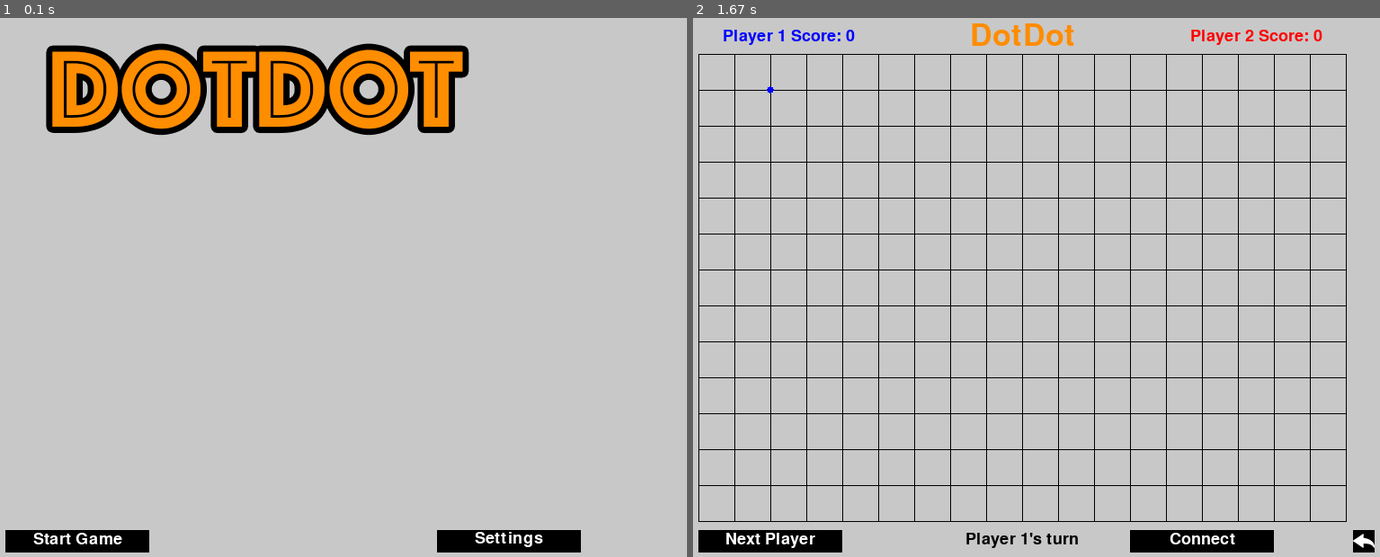
Above: before the commit, frames 1-2 (left to right).
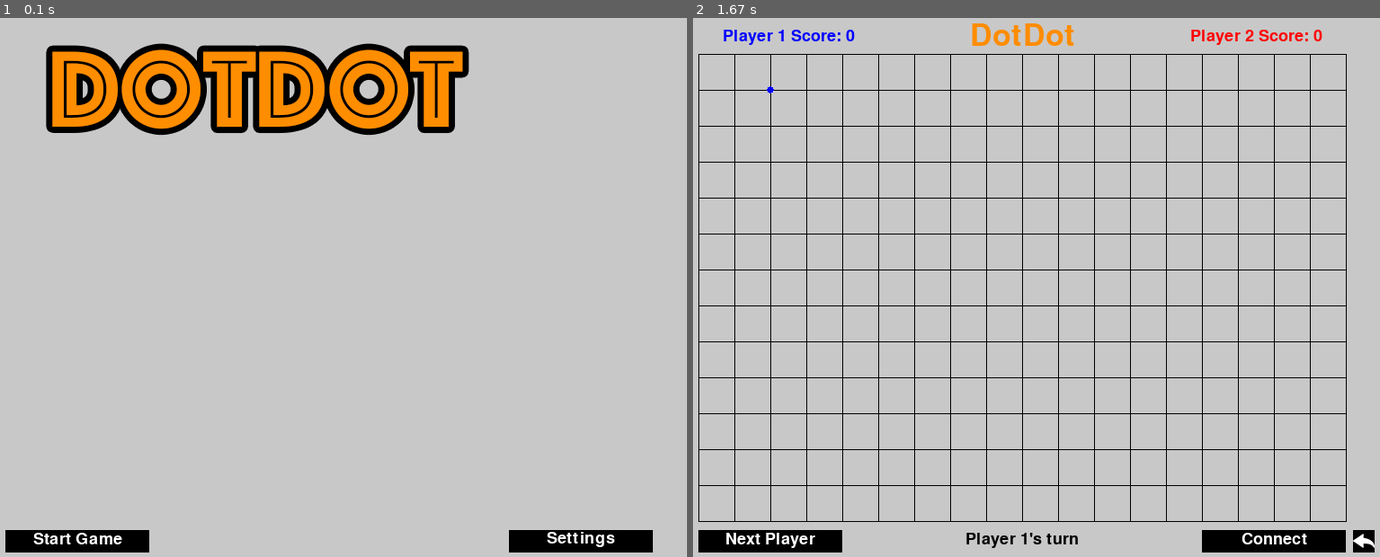
Above: after the commit, the same moments.

Repository: Tutorialoso/PythonGame
Game: pygame game, started from DotDot Pygame.py
Same seed, same stepped clock (60 frames per second), same inputs: the game is played once before the commit and once after it.
Inputs (mouse positions are in pixels of both pictures, inside the frame that each line leads up to):
- Up to frame 1 (0.1 s): no input
- Up to frame 2 (1.67 s): click (768, 540) at 0.38 s; press the mouse at (1091, 422) at 0.7 s; move the mouse to (933, 260) at 0.8 s; release the mouse at (782, 98) at 0.93 s; press the mouse at (1276, 540) at 1.03 s; move the mouse to (1091, 325) at 1.13 s; release the mouse at (905, 109) at 1.27 s

The runs differ from the first frame. In frame 1, 1.0% of the frame differs, in the area x 63-96%, y 95-100%; in frame 2, 1.0%.

Commit message:
Fixed issues with bottom right buttons and allowed dots beyond grid_x 15 and grid_y 11

Diff:
--- a/DotDot Pygame.py
+++ b/DotDot Pygame.py
@@ -152,7 +152,7 @@
         DISPLAYSURF.blit(title_surface_obj, title_rect_obj)
         grid_array = self.init_grid()
 
-        connect_top_left = ((WINDOW_WIDTH / 2) + (3 * GAP_SIZE), WINDOW_HEIGHT - (GAP_SIZE - 10))
+        connect_top_left = (WINDOW_WIDTH - (5 * GAP_SIZE), WINDOW_HEIGHT - (GAP_SIZE - 10))
         connect_button_coord = init_button("Connect", connect_top_left, BIG_BUTTON_WIDTH)
         next_player_top_left = (GAP_SIZE, WINDOW_HEIGHT - (GAP_SIZE - 10))
         next_player_button_coord = init_button("Next Player", next_player_top_left, BIG_BUTTON_WIDTH)
@@ -184,14 +184,14 @@
                     mouse_x, mouse_y = event.pos
                     grid_x, grid_y = pixel_to_grid(mouse_x, mouse_y)
                     if (dot_placed == False) and (connecting == False) and (grid_x != None) and (grid_y != None) and \
-                        (grid_x > 0) and (grid_y > 0) and (grid_x < 16) and (grid_y < 12):
+                        (grid_x > 0) and (grid_y > 0) and (grid_x < (WINDOW_WIDTH / GAP_SIZE)) and (grid_y < (WINDOW_HEIGHT / GAP_SIZE)):
                         valid = self.is_click_valid(grid_x, grid_y)
                         if valid == True:
                             self.init_dot(grid_x, grid_y, current_player)
                             dot_placed = True
                     elif connecting == True:
                         if (grid_x != None) and (grid_y != None):
-                            if (grid_x > 0) and (grid_y > 0) and (grid_x < 16) and (grid_y < 12):
+                            if (grid_x > 0) and (grid_y > 0) and (grid_x < (WINDOW_WIDTH / GAP_SIZE)) and (grid_y < (WINDOW_HEIGHT / GAP_SIZE)):
                                 valid = self.is_click_valid(grid_x, grid_y)
                                 if valid == False:
                                     array_x = grid_x - 1
@@ -362,7 +362,7 @@
 
         DISPLAYSURF.blit(DOT_DOT, (0,0))
 
-        settings_top_left = ((WINDOW_WIDTH / 2) + (3 * GAP_SIZE), WINDOW_HEIGHT - (GAP_SIZE - 10))
+        settings_top_left = (WINDOW_WIDTH - (5 * GAP_SIZE), WINDOW_HEIGHT - (GAP_SIZE - 10))
         settings_button_coord = init_button("Settings", settings_top_left, BIG_BUTTON_WIDTH)
         start_game_top_left = (GAP_SIZE, WINDOW_HEIGHT - (GAP_SIZE - 10))
         start_game_button_coord = init_button("Start Game", start_game_top_left, BIG_BUTTON_WIDTH)
@@ -395,7 +395,7 @@
     def main(self):
         init_window()
 
-        back_top_left = ((WINDOW_WIDTH / 2) + (3 * GAP_SIZE), WINDOW_HEIGHT - (GAP_SIZE - 10))
+        back_top_left = (WINDOW_WIDTH - (5 * GAP_SIZE), WINDOW_HEIGHT - (GAP_SIZE - 10))
         back_button_coord = init_button("Back to menu", back_top_left, BIG_BUTTON_WIDTH)
 
         mouse_x = 0
